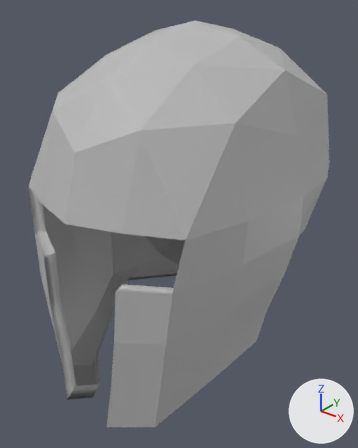
The FBX model Assets/Art/Models/MageHelmet.fbx: old version first, new version second.
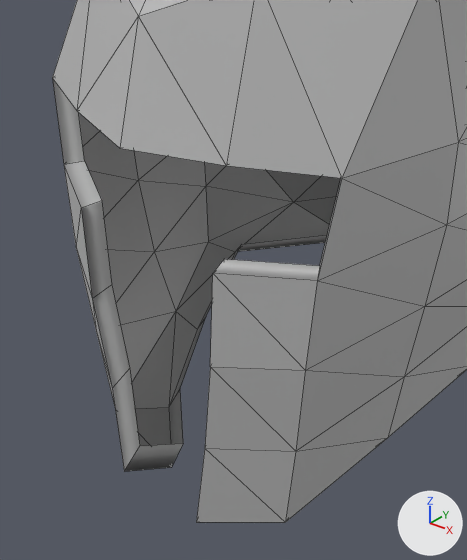
Old and new are each drawn whole from a 50 mm lens placed at (0.00701, -0.00867, 0.00486), pointed at (-0.00005, 0.00014, -0.00061) and again close up on the part from 0% to 71% of the width and 32% to 100% of the height. The axes (+X, +Y, +Z) are drawn at lower right. The lights are the same throughout. The close-ups show mesh edges as thin lines. Where no turn or scale is listed for an object, it has been applied to the vertices.

Names of what the first close-up shows: 'Helmet'.
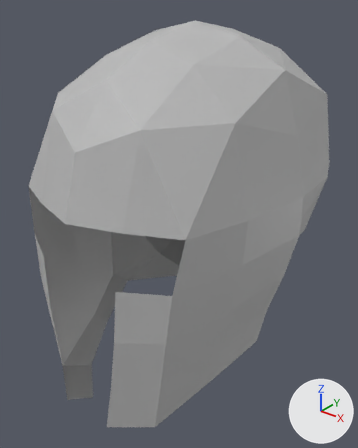
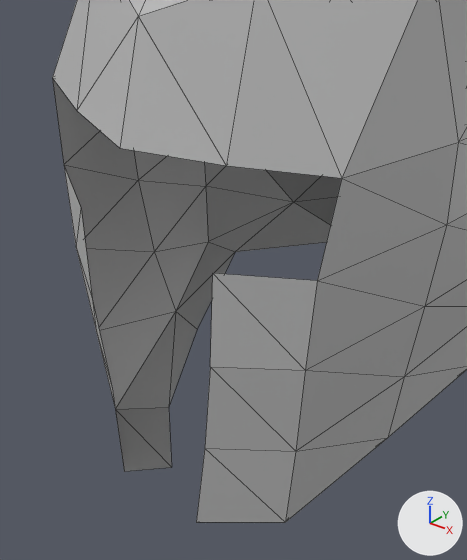
Location of each change, (x1, y1, x2, y2) in pixels of the close-ups (467 x 560 px):
```json
{"part": 1, "of": "me_mesh", "change": "deleted", "before": [53, 79, 342, 472]}
```

The change, as JSON lines over the scene's bpy script:
```json
{"block": "me_mesh", "where": "# used by ob_helmet; location = (0.0, 0.0, 0.0)"}
{"op": "remove", "block": "me_mesh", "code": "me_mesh.from_pydata(...)  # 121 vertices, 192 faces; spans x -0.00304..0.003, y -0.0034..0.00423, z -0.00455..0.00413"}
{"op": "add", "block": "me_mesh", "code": "me_mesh.from_pydata(...)  # 97 vertices, 168 faces; spans x -0.00304..0.003, y -0.0034..0.00423, z -0.00455..0.00413"}
{"block": "me_mesh", "change": "me_mesh part 1"}
{"block": "me_mesh", "change": "24 vertices are removed from x -0.00202..0.00207, y -0.00314..0.00063, z -0.00425..0.00069"}
{"block": "me_mesh", "change": "24 faces are deleted"}
```
